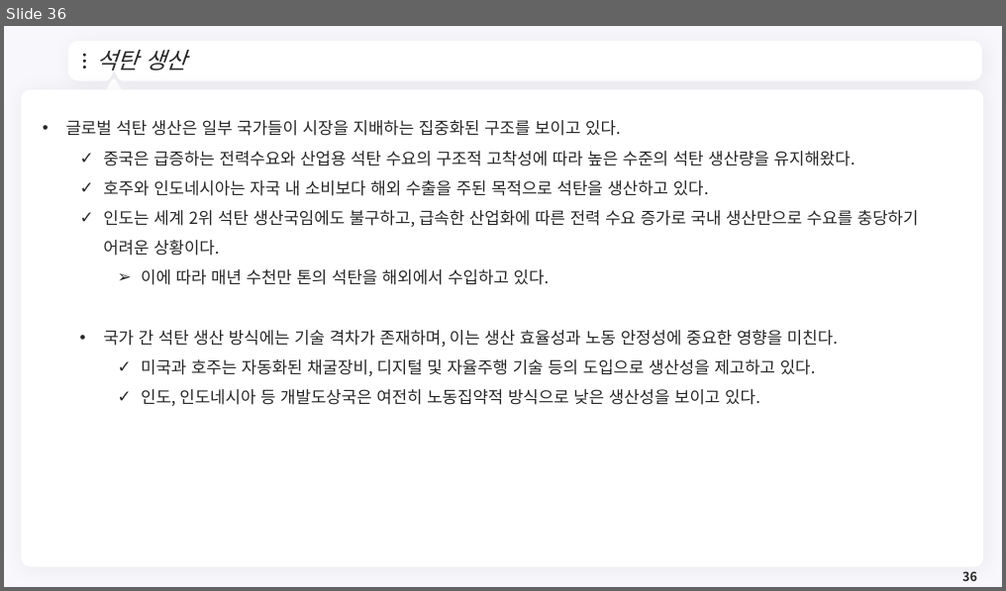
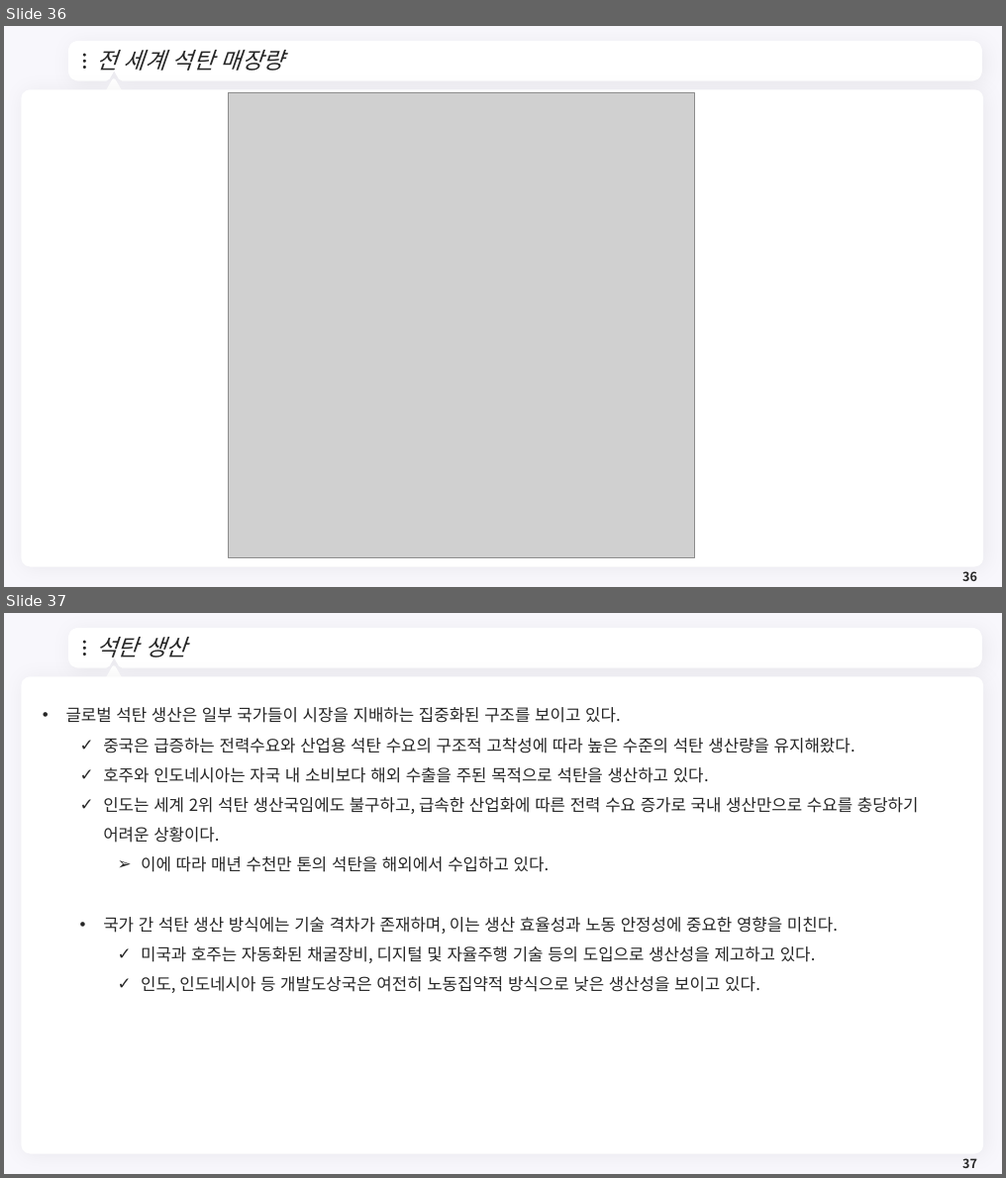
Before and after one commit to meandthey/Teaching, a slide deck: 에너지경제학/자원에너지경제학_Chapter_5 (석탄).pptx. Shown one above the other, each under a label of ours: slide 36 before the commit, slides 36 and 37 after it. The pictures are 1006x591 and 1006x1178 pixels, drawn with LibreOffice and Linux fonts; fonts in the diff are those of the drawing; grey boxes stand for pictures; background and template pictures are left out. Boxes give left, top, right and bottom in pixels: in the first picture for what was removed or moved away, otherwise in the second. Text is boxed around its words. In the diff, an @@ line names an element or a change of style, - is before the commit and + after.

```diff
--- a/에너지경제학/자원에너지경제학_Chapter_5 (석탄).pptx
+++ b/에너지경제학/자원에너지경제학_Chapter_5 (석탄).pptx
@@ slide 36 added at [4,26,1002,587], background #F8F7FC; not listed: 7 template elements that a slide beside it also shows @@
@@ title added at [96,50,284,71], 22 pt, text #262626, italic @@
+전 세계 석탄 매장량
@@ picture added at [229,92,695,559] @@
@@ page number added at [962,571,977,581], 12 pt, text #262626, bold @@
+36
@@ what was slide 36 is now slide 37 @@
@@ page number at [962,1158,977,1168]: text changed @@
-36
+37
```
Also in this commit, not shown: 2 other files.
